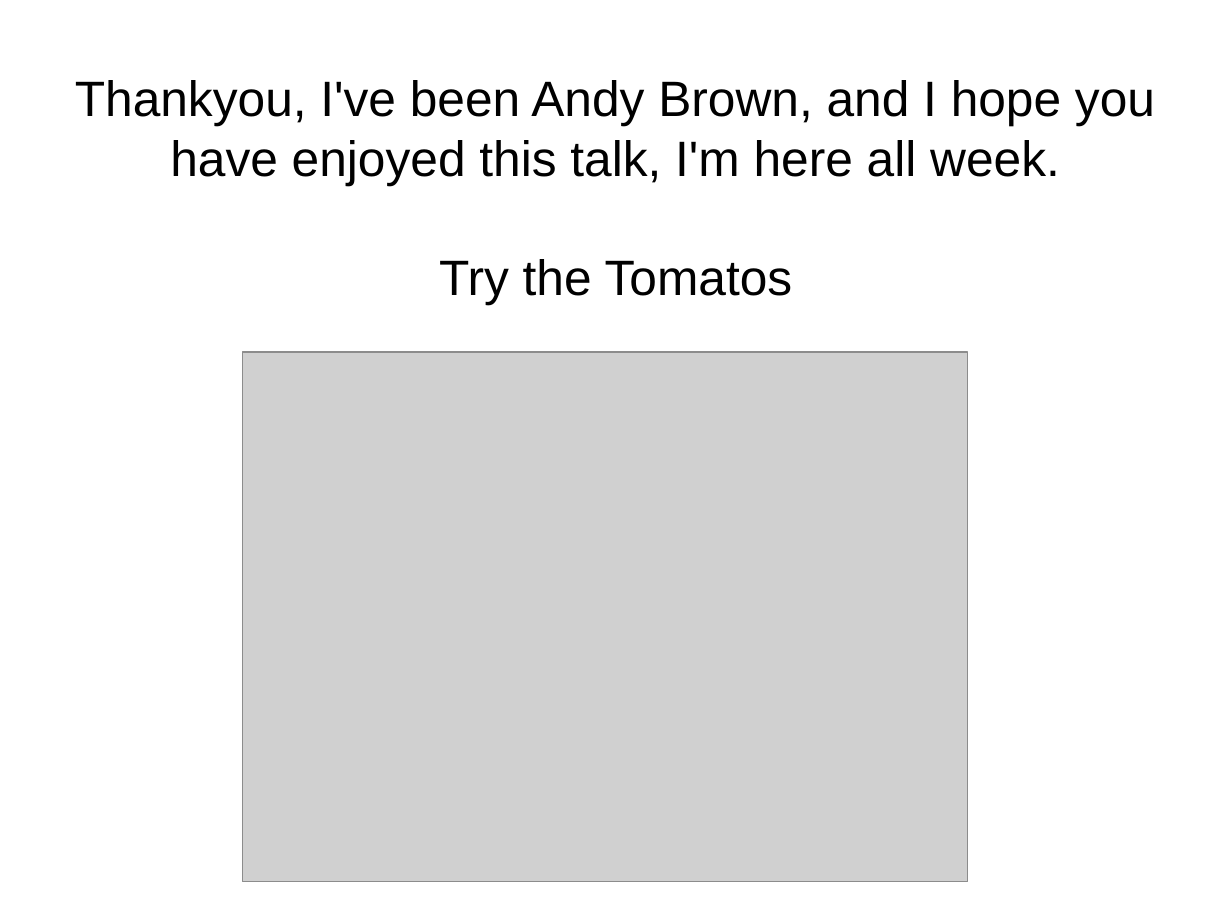
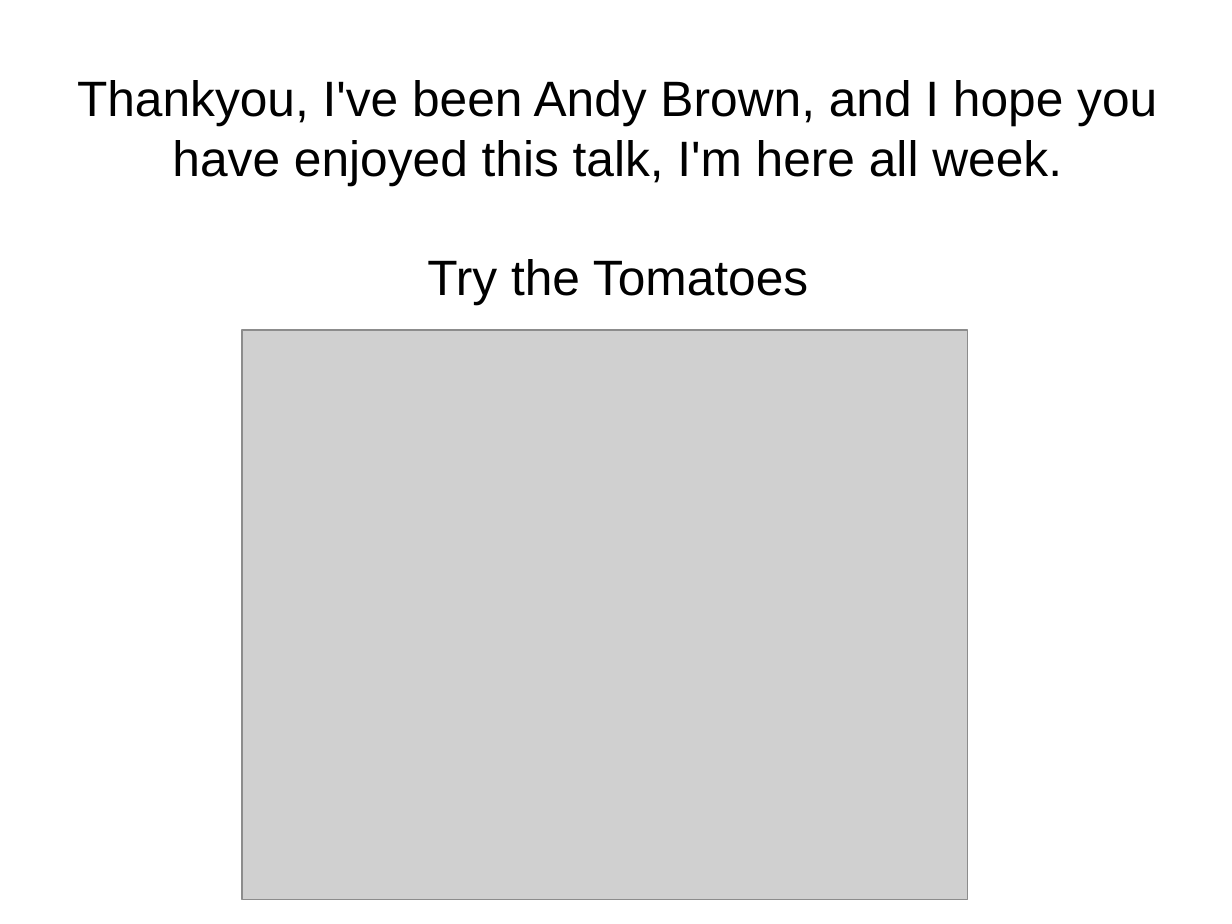
Before and after one commit to setitesuk/presentations, a slide deck: slide 29 of pomodoro_lightning_talk.odp. Drawn at 1232x924 pixels with LibreOffice and Linux fonts; fonts in the diff are those of the drawing; grey boxes stand for pictures. Boxes give left, top, right and bottom in pixels: in the first picture for what was removed or moved away, otherwise in the second. Text is boxed around its words. In the diff, an @@ line names an element or a change of style, - is before the commit and + after.

Commit message:
change picture at end to my own

```diff
--- a/pomodoro_lightning_talk.odp
+++ b/pomodoro_lightning_talk.odp
@@ subtitle at (427, 259, 808, 305): text changed @@
-Try the Tomatos
+Try the Tomatoes
@@ picture: place and size @@
-picture at (243, 352, 968, 882)
+picture at (243, 330, 969, 899)
```
